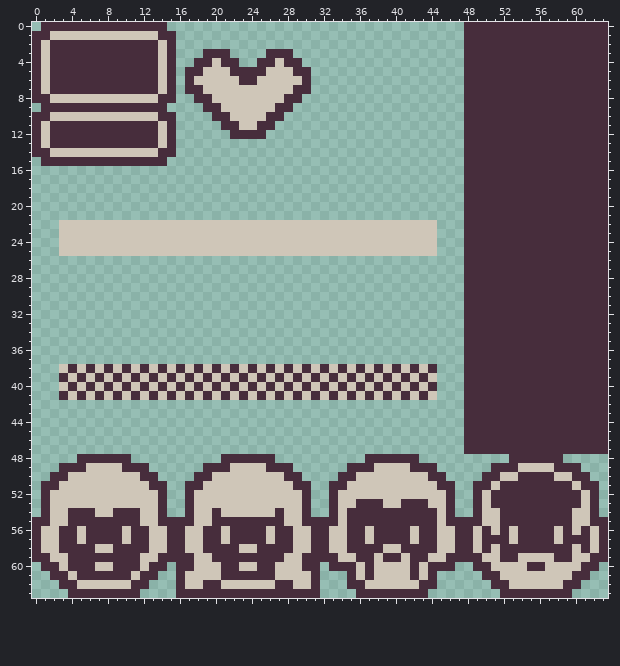
Edited in one commit: pixel-art sprite (assets/images/ui.png). This is how it looked before the edit.
The file is 64x64 pixels.
The result:
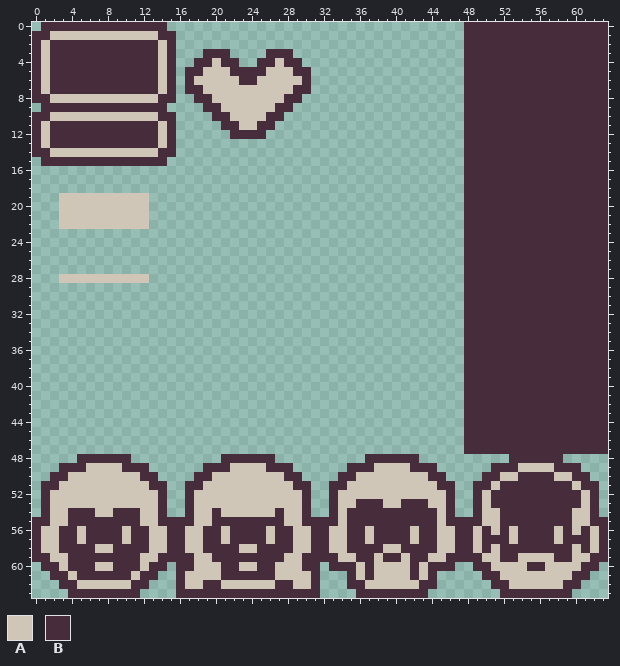
Palette (. is transparent): A #cfc6b8  B #472d3c
Difference:
y 19..21: x 3..12 .......... -> AAAAAAAAAA
y 22: x 13..44 AAAAAAAAAAAAAAAAAAAAAAAAAAAAAAAA -> ................................
y 23..25: x 3..44 AAAAAAAAAAAAAAAAAAAAAAAAAAAAAAAAAAAAAAAAAA -> ..........................................
y 28: x 3..12 .......... -> AAAAAAAAAA
y 38: x 3..44 ABABABABABABABABABABABABABABABABABABABABAB -> ..........................................
y 39: x 3..44 BABABABABABABABABABABABABABABABABABABABABA -> ..........................................
y 40: x 3..44 ABABABABABABABABABABABABABABABABABABABABAB -> ..........................................
y 41: x 3..44 BABABABABABABABABABABABABABABABABABABABABA -> ..........................................
Changed places in both pictures, as pixel boxes (x1, y1, x2, y2):
changed: (59, 193, 437, 283)
erased: (59, 364, 437, 400)
